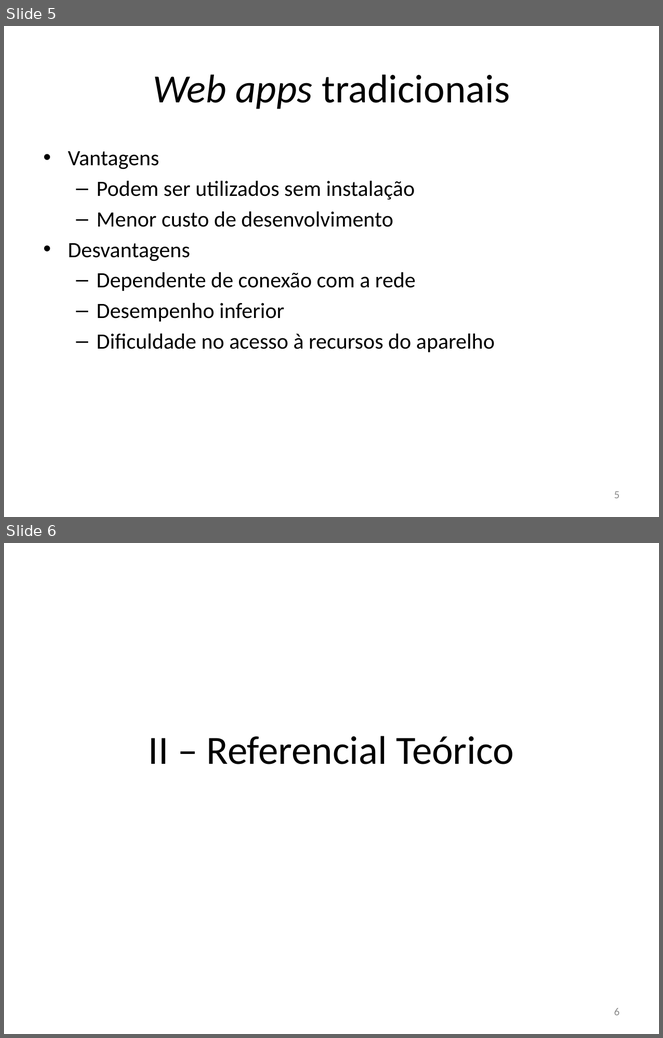
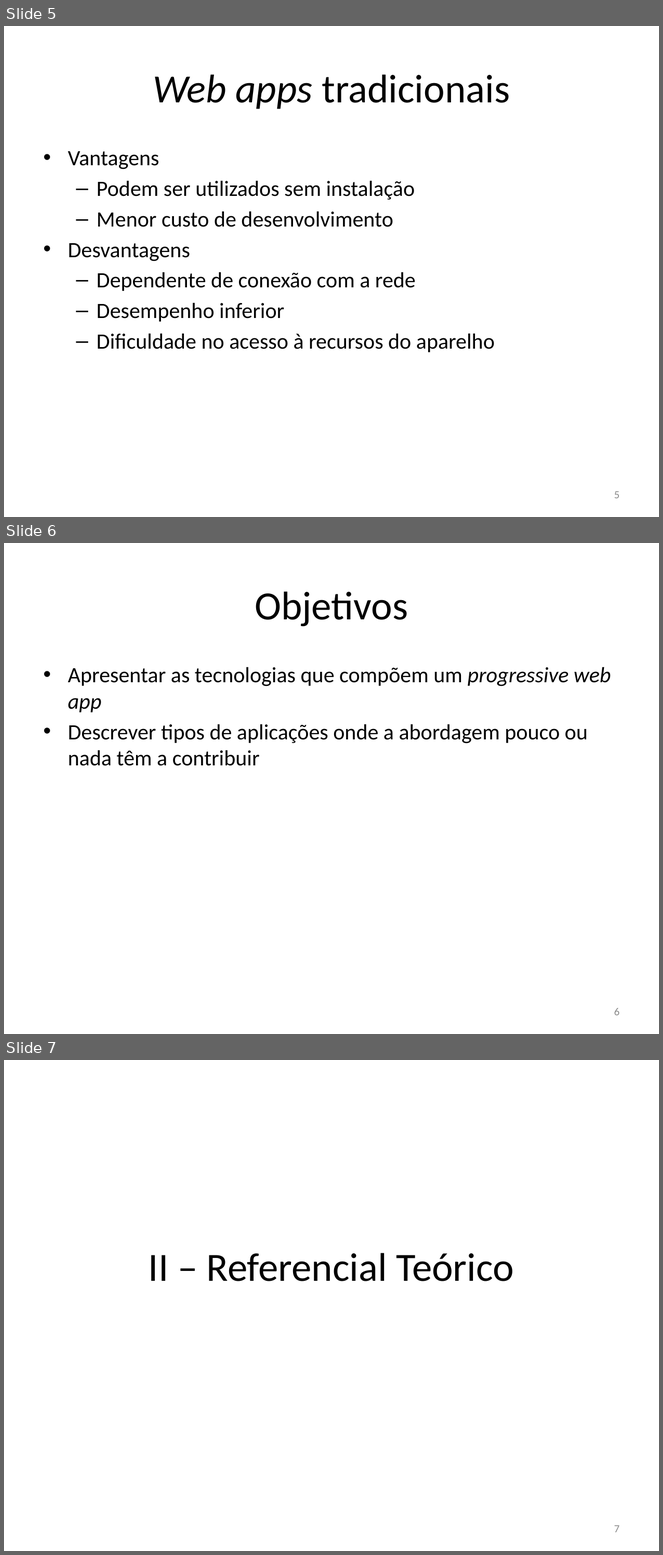
Before and after one commit to rfc410/tcc, a slide deck: apresentacao.pptx. Shown one above the other, each under a label of ours: slides 5 and 6 before the commit, slides 5, 6 and 7 after it. The pictures are 663x1038 and 663x1555 pixels, drawn with LibreOffice and Linux fonts; fonts in the diff are those of the drawing. Boxes give left, top, right and bottom in pixels: in the first picture for what was removed or moved away, otherwise in the second. Text is boxed around its words. In the diff, an @@ line names an element or a change of style, - is before the commit and + after.

```diff
--- a/apresentacao.pptx
+++ b/apresentacao.pptx
@@ slide 6 added at <box>4,543,659,1034</box>, background #FFFFFF @@
@@ title added at <box>255,591,408,627</box>, 44 pt, text #000000 @@
+Objetivos
@@ text added at <box>68,667,611,766</box>, 24 pt, text #000000 @@
+• Apresentar as tecnologias que compõem um progressive web app
+• Descrever tipos de aplicações onde a abordagem pouco ou nada têm a contribuir
@@ page number added at <box>614,1008,620,1016</box>, 12 pt, text #8C8C8C @@
+6
@@ what was slide 6 is now slide 7 @@
@@ page number at <box>614,1525,620,1533</box>: text changed @@
-6
+7
```
Also in this commit, not shown: 5 other slides added, 1 other file.
